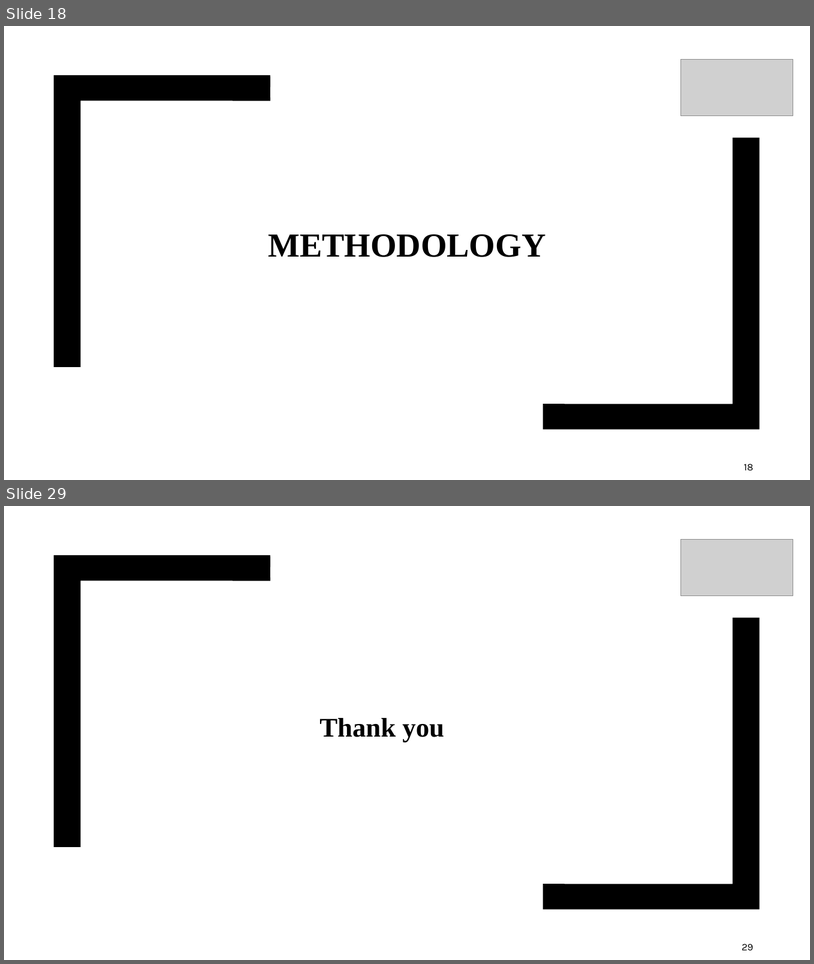
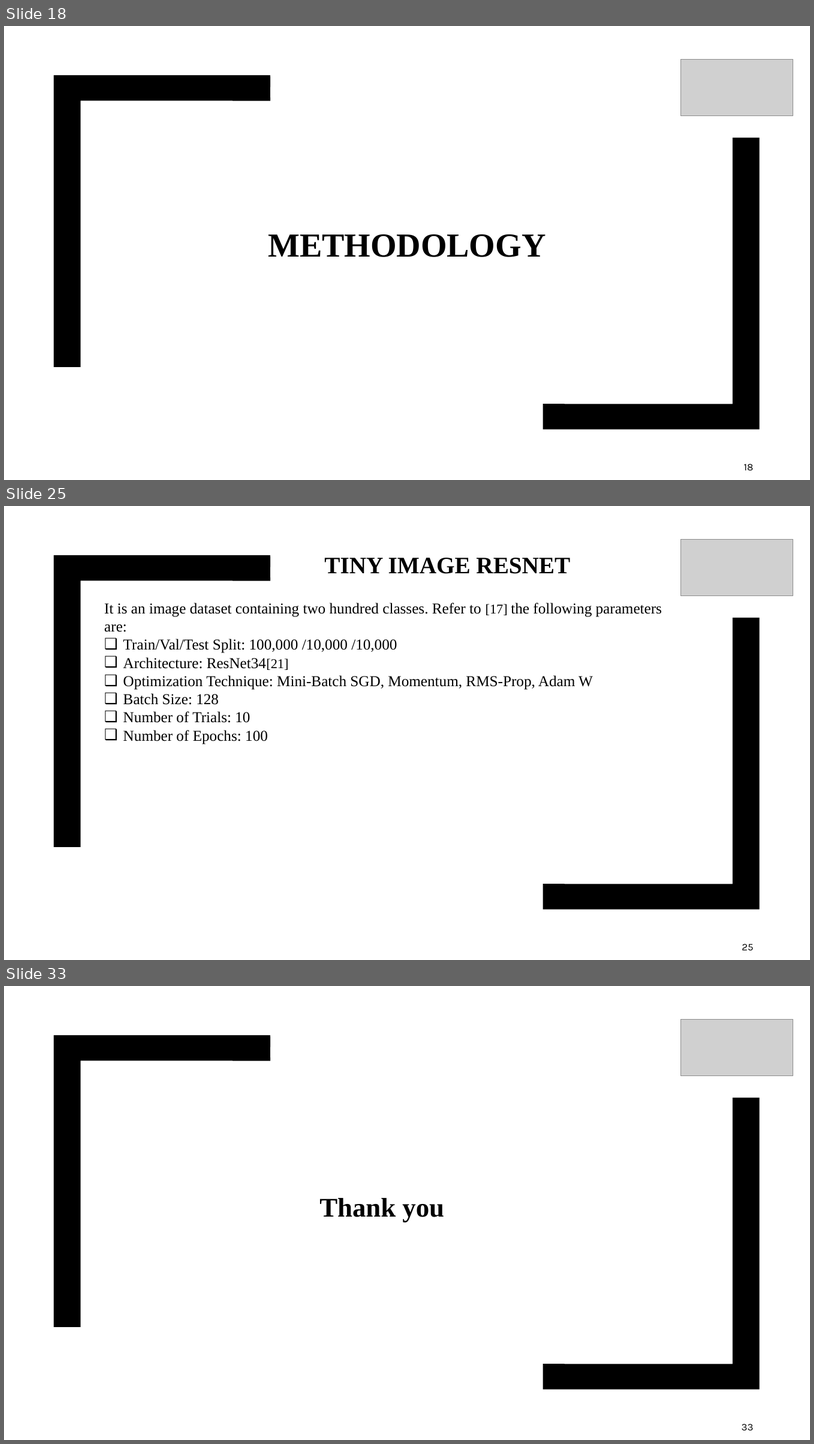
Before and after one commit to Umairnu/Research-Thesis-MS, a slide deck: Proposal and ppt/Tanhexp [Autosaved].pptx. Shown one above the other, each under a label of ours: slides 18 and 29 before the commit, slides 18, 25 and 33 after it; the slides between them are not shown. The pictures are 814x964 and 814x1444 pixels, drawn with LibreOffice and Linux fonts; fonts in the diff are those of the drawing; grey boxes stand for pictures. Boxes give left, top, right and bottom in pixels: in the first picture for what was removed or moved away, otherwise in the second. Text is boxed around its words. In the diff, an @@ line names an element or a change of style, - is before the commit and + after.

```diff
--- a/Proposal and ppt/Tanhexp [Autosaved].pptx
+++ b/Proposal and ppt/Tanhexp [Autosaved].pptx
@@ slide 25 added at [4,506,810,960], background #FFFFFF; not listed: 2 template elements that a slide beside it also shows @@
@@ picture added at [681,539,793,595] @@
@@ title added at [324,558,570,574], 28 pt, text #000000, bold @@
+TINY IMAGE RESNET
@@ text added at [104,603,662,744], 18 pt, text #000000 @@
+It is an image dataset containing two hundred classes. Refer to [17] the following parameters are:
+❑ Train/Val/Test Split: 100,000 /10,000 /10,000
+❑ Architecture: ResNet34[21]
+❑ Optimization Technique: Mini-Batch SGD, Momentum, RMS-Prop, Adam W
+❑ Batch Size: 128
+❑ Number of Trials: 10
+❑ Number of Epochs: 100
@@ page number added at [742,943,753,950], 12 pt, text #000000 @@
+25
@@ what was slide 29 is now slide 33 @@
@@ page number at [742,1423,754,1431]: text changed @@
-29
+33
```
Also in this commit, not shown: 15 slides changed, 11 other slides added, 8 slides removed, 3 other files.
